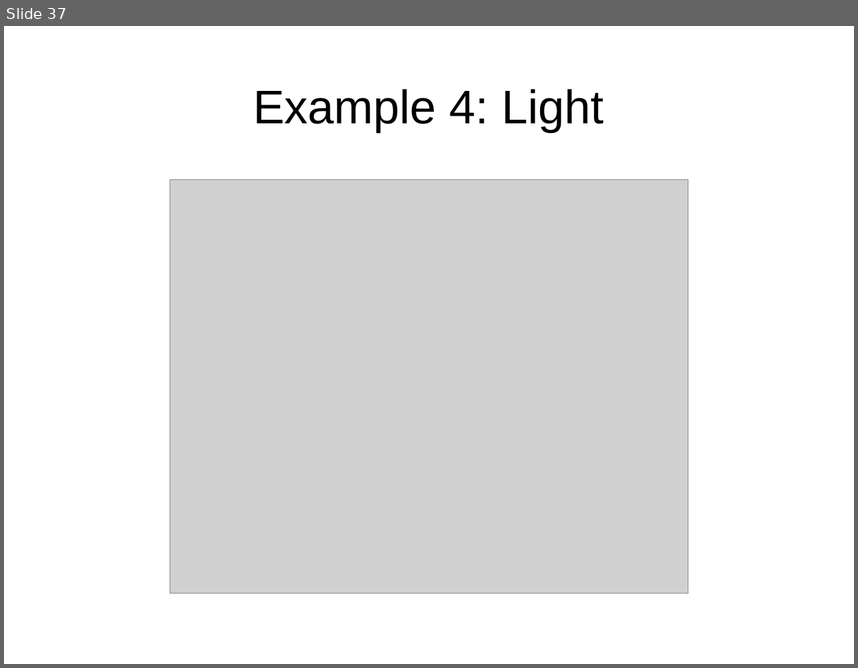
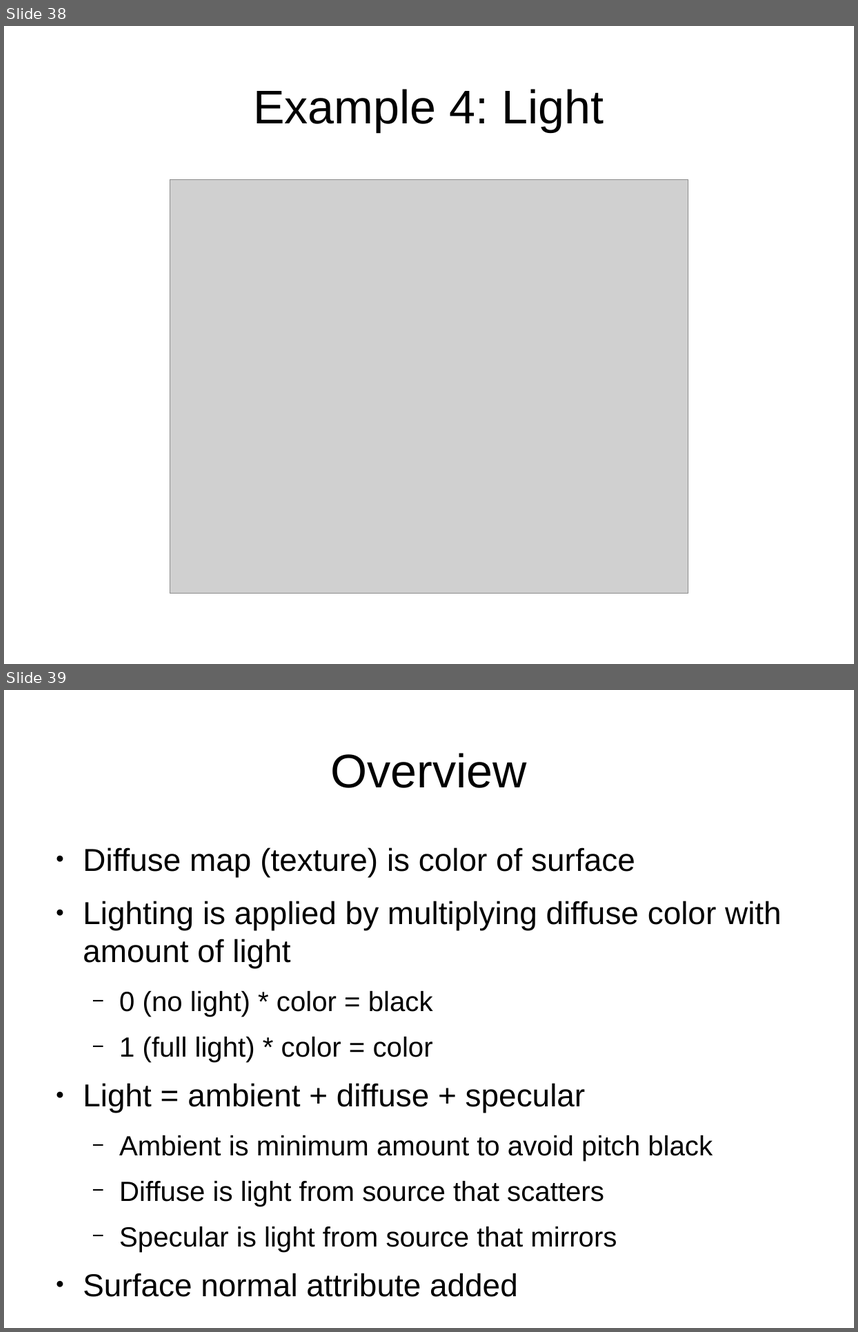
Before and after one commit to jayschwa/3d-opengl-presentation, a slide deck: Slides.odp. Shown one above the other, each under a label of ours: slide 37 before the commit, slides 38 and 39 after it. The pictures are 858x668 and 858x1332 pixels, drawn with LibreOffice and Linux fonts; fonts in the diff are those of the drawing; grey boxes stand for pictures. Boxes give left, top, right and bottom in pixels: in the first picture for what was removed or moved away, otherwise in the second. Text is boxed around its words. In the diff, an @@ line names an element or a change of style, - is before the commit and + after.

Commit message:
slides: Add some anemic lighting info

```diff
--- a/Slides.odp
+++ b/Slides.odp
@@ slide 39 added at (4, 690, 854, 1328), background #FFFFFF @@
@@ title added at (330, 753, 526, 788), 44 pt, text #000000 @@
+Overview
@@ text added at (83, 847, 782, 1297), 25.9 pt, text #000000 @@
+● Diffuse map (texture) is color of surface
+● Lighting is applied by multiplying diffuse color with amount of light
+  − 0 (no light) * color = black
+  − 1 (full light) * color = color
+● Light = ambient + diffuse + specular
+  − Ambient is minimum amount to avoid pitch black
+  − Diffuse is light from source that scatters
+  − Specular is light from source that mirrors
+● Surface normal attribute added
@@ what was slide 37 is now slide 38 @@
```
Also in this commit, not shown: 5 other slides added.
